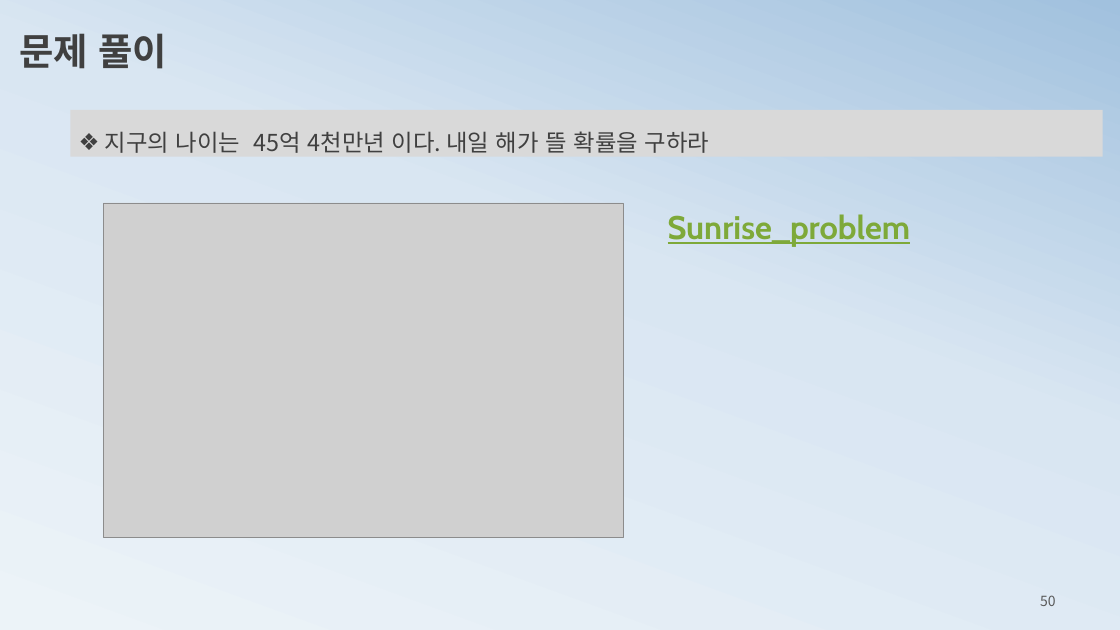
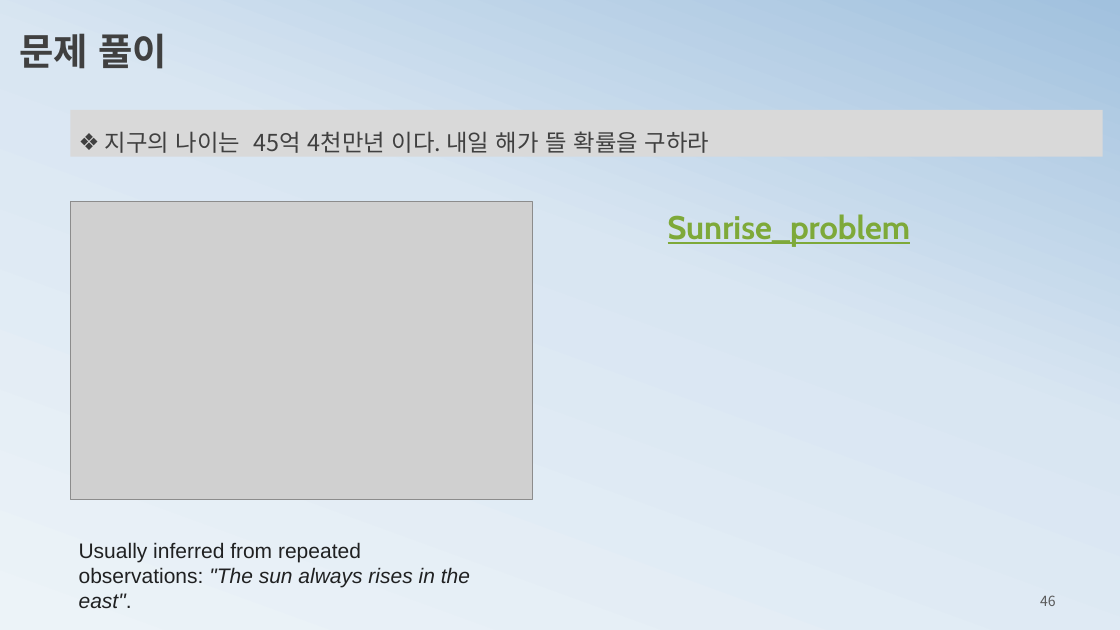
Before and after one commit to ancestor9/mathematics-for-machine-learning, a slide deck: slide 46 of 2_probability theory for machine learning.pptx (slide 50 before the commit). Drawn at 1120x630 pixels with LibreOffice and Linux fonts; fonts in the diff are those of the drawing; grey boxes stand for pictures. Boxes give left, top, right and bottom in pixels: in the first picture for what was removed or moved away, otherwise in the second. Text is boxed around its words. In the diff, an @@ line names an element or a change of style, - is before the commit and + after.

```diff
--- a/2_probability theory for machine learning.pptx
+++ b/2_probability theory for machine learning.pptx
@@ picture resized from (x1=103, y1=203, x2=623, y2=538) to (x1=71, y1=202, x2=533, y2=499) @@
@@ text added at (x1=79, y1=542, x2=470, y2=608), 18 pt, text #202122 @@
+Usually inferred from repeated observations: "The sun always rises in the east".
@@ page number at (x1=1040, y1=595, x2=1056, y2=606): text changed @@
-50
+46
```
Also in this commit, not shown: 3 other slides changed, 10 slides added, 2 slides removed.
